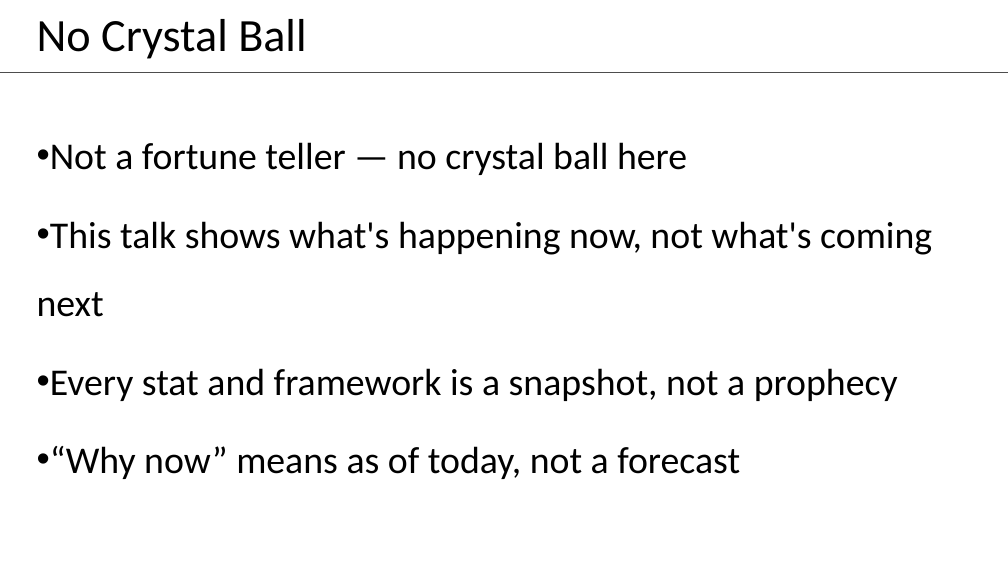
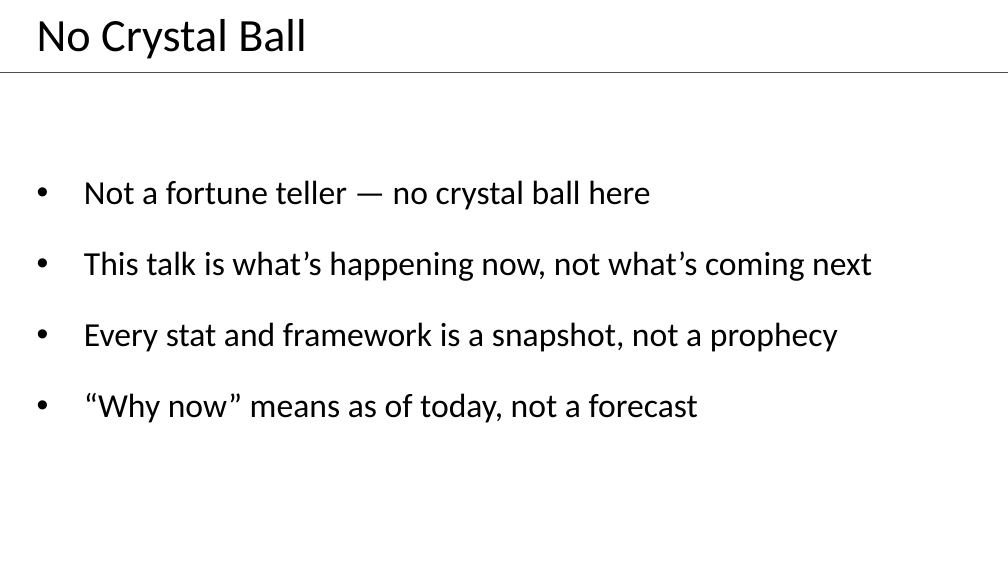
Before and after one commit to jh125486/presentations, a slide deck: slide 4 of UNT/dark_factory.pptx. Drawn at 1008x567 pixels with LibreOffice and Linux fonts; fonts in the diff are those of the drawing; background and template pictures are left out. Boxes give left, top, right and bottom in pixels: in the first picture for what was removed or moved away, otherwise in the second. Text is boxed around its words. In the diff, an @@ line names an element or a change of style, - is before the commit and + after.

```diff
--- a/UNT/dark_factory.pptx
+++ b/UNT/dark_factory.pptx
@@ text "Not a fortune teller — ..." at (84, 180, 872, 423): vertical alignment top to middle @@
@@ text at (84, 180, 838, 423): size 36 to 32 pt in "Not a fortune teller — no crystal ...", "Every stat and framework is a snapshot, ...", "“Why now” means as of today, not ..."; indent changed @@
@@ text at (84, 251, 872, 281): text changed; size 36 to 32 pt @@
-• This talk shows what's happening now, not what's coming next
+• This talk is what’s happening now, not what’s coming next
```
Also in this commit, not shown: 18 other files.
